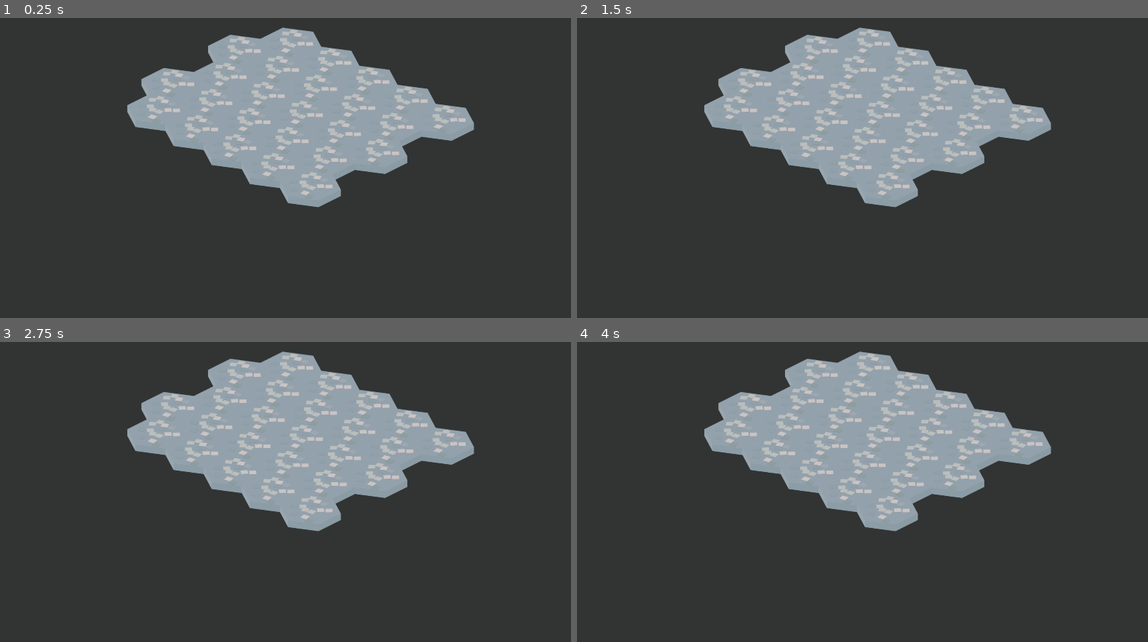
Above: before the commit, frames 1-4 (two rows, left to right).
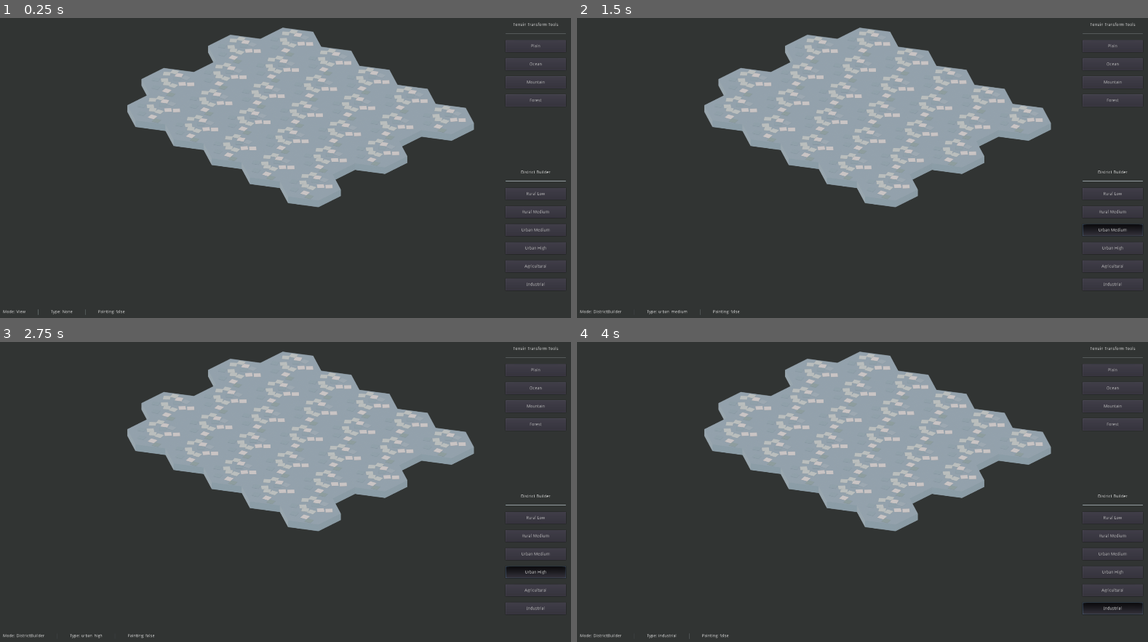
Above: after the commit, the same moments.

Repository: derUbermenk/IsoMapMaker
Game: Godot game, scene res://Scenes/Main/MapBuilder.tscn
Two runs of this game, one before a commit and one after it. Both use one fixed random seed, a clock stepped at 60 frames per second and the inputs below. Before the commit the project starts from res://Scenes/MapSupport/Map.tscn.
Inputs (mouse positions are in pixels of both pictures, inside the frame that each line leads up to):
- Up to frame 1 (0.25 s): no input
- Up to frame 2 (1.5 s): click (1113, 195) at 0.5 s, where only the run after the commit has a clickable "Rural Low"; click (1113, 231) at 1.25 s, where only the run after the commit has a clickable "Urban Medium"
- Up to frame 3 (2.75 s): click (536, 573) at 2 s, where only the run after the commit has a clickable "Urban High"
- Up to frame 4 (4 s): click (1113, 591) at 2.75 s, where only the run after the commit has a clickable "Agricultural"; click (1113, 609) at 3.5 s, where only the run after the commit has a clickable "Industrial"

The runs differ from the first frame. In frame 1, 0.5% of the frame differs, in the area x 0-100%, y 1-100%; in frame 2, 0.7%; in frame 3, 0.7%; in frame 4, 0.7%.

Commit message:
add basic district textures

Diff:
--- a/Scenes/Main/MapBuilder.tscn
+++ b/Scenes/Main/MapBuilder.tscn
@@ -112,7 +112,7 @@
 margin_right = 200.0
 margin_bottom = 38.0
 
-[node name="RuralLow" type="Button" parent="UI/HUD/MapTools/DistrictBuilder"]
+[node name="rural_low" type="Button" parent="UI/HUD/MapTools/DistrictBuilder"]
 margin_top = 58.0
 margin_right = 200.0
 margin_bottom = 98.0
@@ -130,7 +130,7 @@
 group = ExtResource( 3 )
 text = "Rural Medium"
 
-[node name="UrbanMedium" type="Button" parent="UI/HUD/MapTools/DistrictBuilder"]
+[node name="urban_medium" type="Button" parent="UI/HUD/MapTools/DistrictBuilder"]
 margin_top = 178.0
 margin_right = 200.0
 margin_bottom = 218.0
@@ -139,7 +139,7 @@
 group = ExtResource( 3 )
 text = "Urban Medium"
 
-[node name="UrbanHigh" type="Button" parent="UI/HUD/MapTools/DistrictBuilder"]
+[node name="urban_high" type="Button" parent="UI/HUD/MapTools/DistrictBuilder"]
 margin_top = 238.0
 margin_right = 200.0
 margin_bottom = 278.0
@@ -148,7 +148,7 @@
 group = ExtResource( 3 )
 text = "Urban High"
 
-[node name="Agricultural" type="Button" parent="UI/HUD/MapTools/DistrictBuilder"]
+[node name="agricultural" type="Button" parent="UI/HUD/MapTools/DistrictBuilder"]
 margin_top = 298.0
 margin_right = 200.0
 margin_bottom = 338.0
@@ -157,7 +157,7 @@
 group = ExtResource( 3 )
 text = "Agricultural"
 
-[node name="Industry" type="Button" parent="UI/HUD/MapTools/DistrictBuilder"]
+[node name="industrial" type="Button" parent="UI/HUD/MapTools/DistrictBuilder"]
 margin_top = 358.0
 margin_right = 200.0
 margin_bottom = 398.0
--- a/project.godot
+++ b/project.godot
@@ -11,7 +11,7 @@
 [application]
 
 config/name="Iso Map Maker"
-run/main_scene="res://Scenes/MapSupport/Map.tscn"
+run/main_scene="res://Scenes/Main/MapBuilder.tscn"
 config/icon="res://icon.png"
 
 [display]
Binary file added: Assets/Tiles/terrain/agricultural/agricultural_1.png
Not shown, added: Assets/Tiles/terrain/agricultural/agricultural_1.png.import
Binary file added: Assets/Tiles/terrain/industrial/industrial_1.png
Not shown, added: Assets/Tiles/terrain/industrial/industrial_1.png.import
Binary file added: Assets/Tiles/terrain/rural_low/rural_low_1.png
Not shown, added: Assets/Tiles/terrain/rural_low/rural_low_1.png.import
Binary file changed: Assets/Tiles/terrain/rural_medium/rural_medium_1.png
Binary file added: Assets/Tiles/terrain/urban_high/urban_high_1.png
Not shown, added: Assets/Tiles/terrain/urban_high/urban_high_1.png.import
Binary file added: Assets/Tiles/terrain/urban_medium/urban_medium_1.png
Not shown, added: Assets/Tiles/terrain/urban_medium/urban_medium_1.png.import
